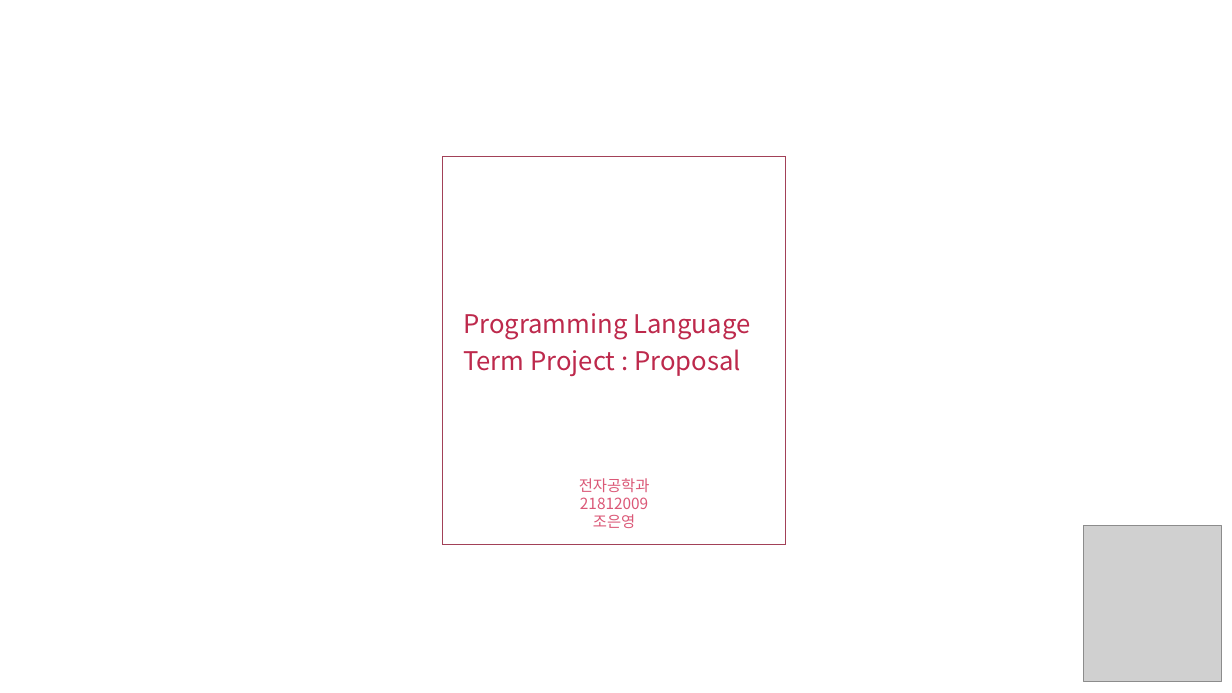
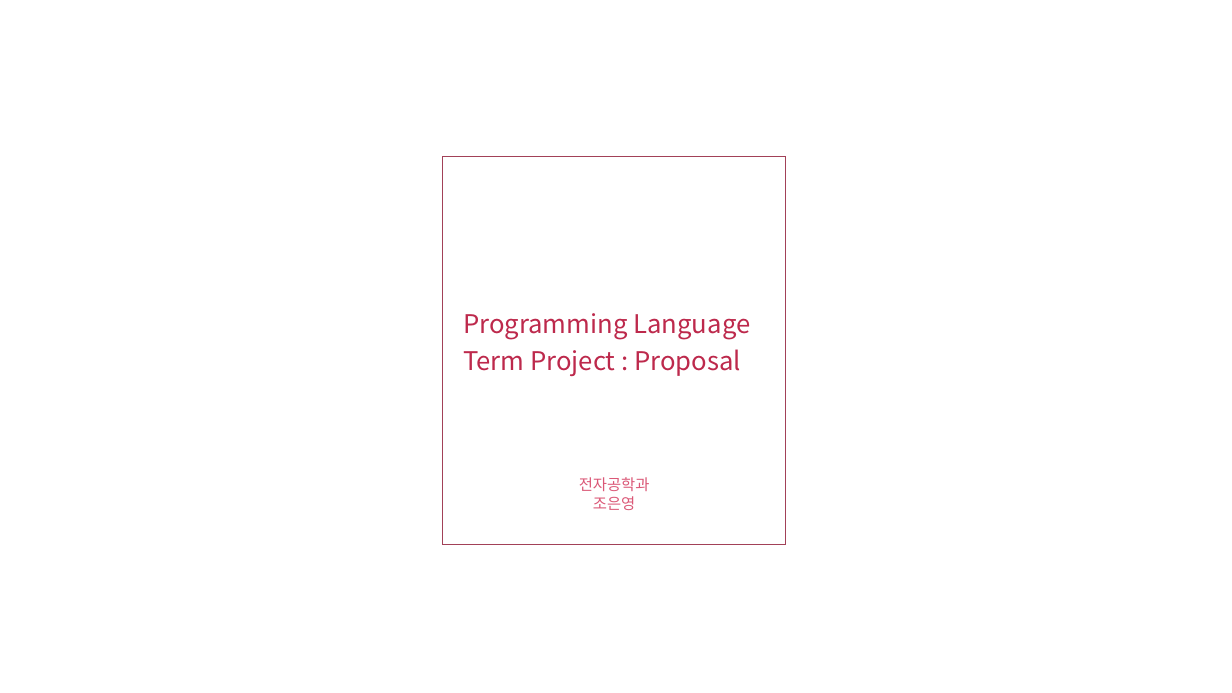
Before and after one commit to choeunyoung0208/silverzero, a slide deck: slide 1 of 200605/Term project proposal.pptx. Drawn at 1232x693 pixels with LibreOffice and Linux fonts; fonts in the diff are those of the drawing; grey boxes stand for pictures. Boxes give left, top, right and bottom in pixels: in the first picture for what was removed or moved away, otherwise in the second. Text is boxed around its words. In the diff, an @@ line names an element or a change of style, - is before the commit and + after.

```diff
--- a/200605/Term project proposal.pptx
+++ b/200605/Term project proposal.pptx
@@ text at [580,497,648,509]: paragraph removed @@
-21812009
@@ picture removed at [1084,525,1222,681] @@
```
